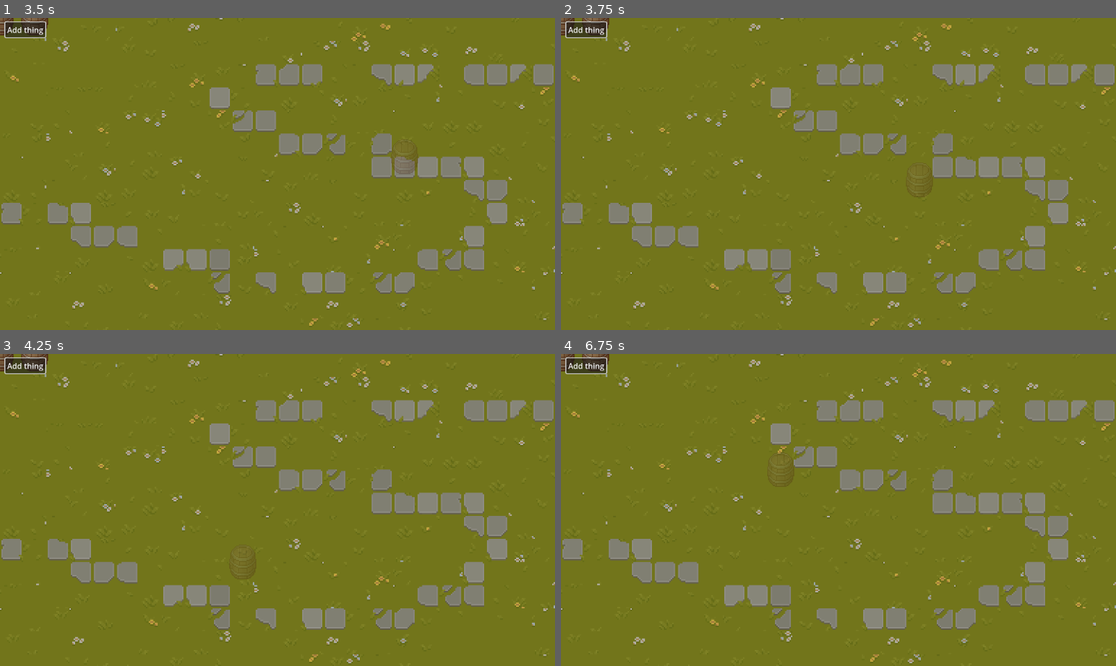
Above: before the commit, frames 1-4 (two rows, left to right).
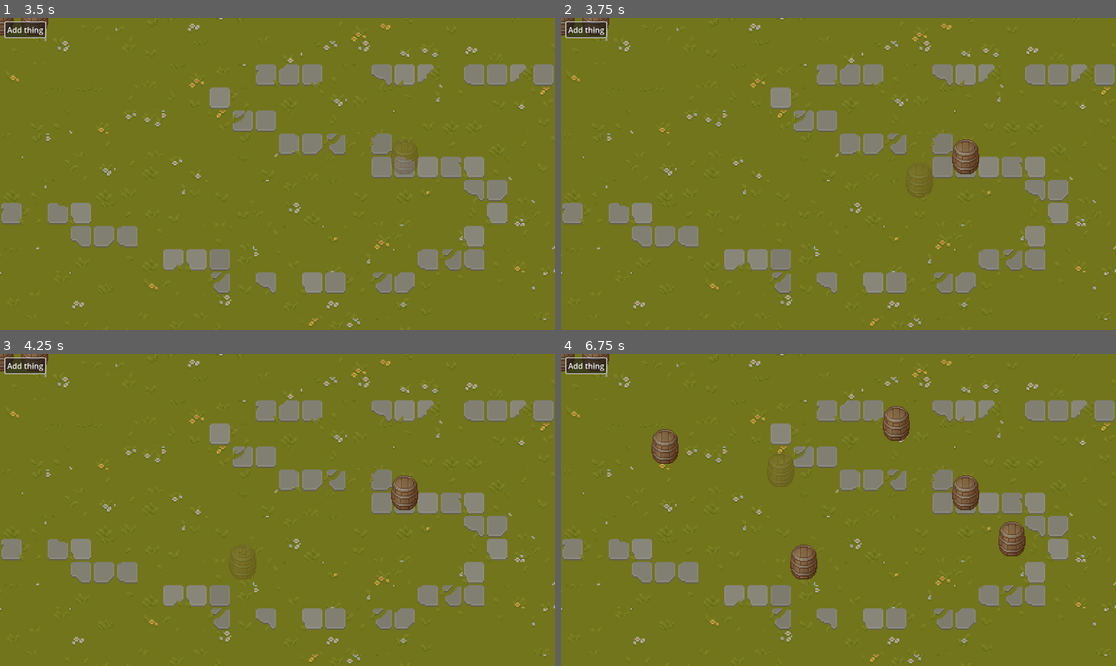
Above: after the commit, the same moments.

Repository: Kinsteen/tower-defense
Game: Godot game, scene res://Main.tscn
Two runs of this game, one before a commit and one after it. Both use one fixed random seed, a clock stepped at 60 frames per second and the inputs below.
Inputs (mouse positions are in pixels of both pictures, inside the frame that each line leads up to):
- Up to frame 1 (3.5 s): click "Add thing" at 0.5 s; click "Add thing" at 1.25 s; click "Add thing" at 2 s; tap Enter at 2.75 s; move the mouse to (399, 158) at 2.77 s; hold Shift from 2.78 s (still down); click (399, 158) at 2.92 s
- Up to frame 2 (3.75 s): release Shift at 3.5 s; tap Space at 3.5 s; drag from (966, 155) to (810, 236) at 3.52 s
- Up to frame 3 (4.25 s): no input
- Up to frame 4 (6.75 s): tap Enter at 4.25, 5.75 s; move the mouse to (894, 441) at 4.27 s; tap Ctrl at 4.35 s; click (894, 441) at 4.42 s; tap Space at 5, 6.5 s; drag from (810, 572) to (672, 463) at 5.02 s; move the mouse to (1005, 556) at 5.77 s; tap Alt at 5.85 s; click (1005, 556) at 5.92 s; drag from (672, 463) to (1010, 538) at 6.52 s

Frame 1 is identical in both runs. In frame 2, 0.4% of the frame differs, in the area x 70-76%, y 38-51%; in frame 3, 0.4%; in frame 4, 2.3%, in the area x 16-84%, y 16-73%.

Commit message:
Make superclass Building, make it so we can't place a building on top of another

Diff:
--- a/prefabs/Canon.gd
+++ b/prefabs/Canon.gd
@@ -1,47 +1,5 @@
-extends Node2D
+extends Building
 
-enum State {
-	IDLE,
-	MOVING
-	# Could create more state here, like attacking, broken maybe?
-}
-
-signal state_changed(old: State, new: State)
-var state: State:
-	set(new_state):
-		state_changed.emit(state, new_state)
-		state = new_state
-
-# Called when the node enters the scene tree for the first time.
+# Custom Canon behavior
 func _ready():
-	state = State.MOVING
-
-# Called every frame. 'delta' is the elapsed time since the previous frame.
-func _process(delta):
-	pass
-
-# This is triggered everywhere everytime?
-func _input(event):
-	if event is InputEventMouseMotion and state == State.MOVING:
-		var snap := 16*3
-		var offset := 16 + 16/2
-		self.position = Vector2(
-			int(event.position.x / snap) * snap + offset,
-			int(event.position.y / snap) * snap
-		)
-	if event is InputEventMouseButton and event.is_pressed():
-		if state == State.MOVING:
-			state = State.IDLE
-			get_viewport().set_input_as_handled() # Stop propagating the event
-
-func _on_state_changed(old, new):
-	if new == State.MOVING:
-		$Area2D/Sprite2D.set_modulate(Color(1, 1, 1, 0.3))
-	elif new == State.IDLE:
-		$Area2D/Sprite2D.set_modulate(Color(1, 1, 1, 1))
-
-# This is only when clicking in the collision shape
-func _on_area_2d_input_event(viewport, event, shape_idx):
-	if event is InputEventMouseButton and event.is_pressed():
-		if state == State.IDLE:
-			state = State.MOVING
+	super()
--- a/prefabs/Canon.tscn
+++ b/prefabs/Canon.tscn
@@ -6,7 +6,7 @@
 [sub_resource type="RectangleShape2D" id="RectangleShape2D_jypwi"]
 size = Vector2(28, 36)
 
-[node name="Canon" type="Node2D"]
+[node name="Canon" type="Node2D" groups=["building"]]
 script = ExtResource("1_by30s")
 
 [node name="Area2D" type="Area2D" parent="."]
--- a/scenes/GameScene.gd
+++ b/scenes/GameScene.gd
@@ -15,4 +15,9 @@
 func _on_button_pressed():
 	var canon_inst = canon.instantiate()
 	canon_inst.set_scale(Vector2(2, 2))
+	canon_inst.can_place = func (this):
+		for node in get_tree().get_nodes_in_group("building"):
+			if node != this and node.position == this.position:
+				return false
+		return true
 	self.add_child(canon_inst)
--- /dev/null
+++ b/scripts/Building.gd
@@ -0,0 +1,53 @@
+class_name Building extends Node2D
+
+enum State {
+	IDLE,
+	MOVING
+	# Could create more state here, like attacking, broken maybe?
+}
+
+var can_place: Callable = func (this: Building):
+	return true
+
+signal state_changed(old: State, new: State)
+var state: State:
+	set(new_state):
+		state_changed.emit(state, new_state)
+		state = new_state
+
+# Called when the node enters the scene tree for the first time.
+func _ready():
+	state = State.MOVING
+
+# Called every frame. 'delta' is the elapsed time since the previous frame.
+func _process(delta):
+	if not can_place.call(self):
+		$Area2D/Sprite2D.set_modulate(Color(1, .5, .5, 0.8))
+	else:
+		self._on_state_changed(state, state)
+
+# This is triggered everywhere everytime?
+func _input(event):
+	if event is InputEventMouseMotion and state == State.MOVING:
+		var snap := 16*3
+		var offset := 16 + 16/2
+		self.position = Vector2(
+			int(event.position.x / snap) * snap + offset,
+			int(event.position.y / snap) * snap
+		)
+	if event is InputEventMouseButton and event.is_pressed():
+		if state == State.MOVING and can_place.call(self):
+			state = State.IDLE
+			get_viewport().set_input_as_handled() # Stop propagating the event
+
+func _on_state_changed(old, new):
+	if new == State.MOVING:
+		$Area2D/Sprite2D.set_modulate(Color(1, 1, 1, 0.3))
+	elif new == State.IDLE:
+		$Area2D/Sprite2D.set_modulate(Color(1, 1, 1, 1))
+
+# This is only when clicking in the collision shape
+func _on_area_2d_input_event(viewport, event, shape_idx):
+	if event is InputEventMouseButton and event.is_pressed():
+		if state == State.IDLE and can_place.call(self): # TODO dirty, should remember when we're moving something?
+			state = State.MOVING
